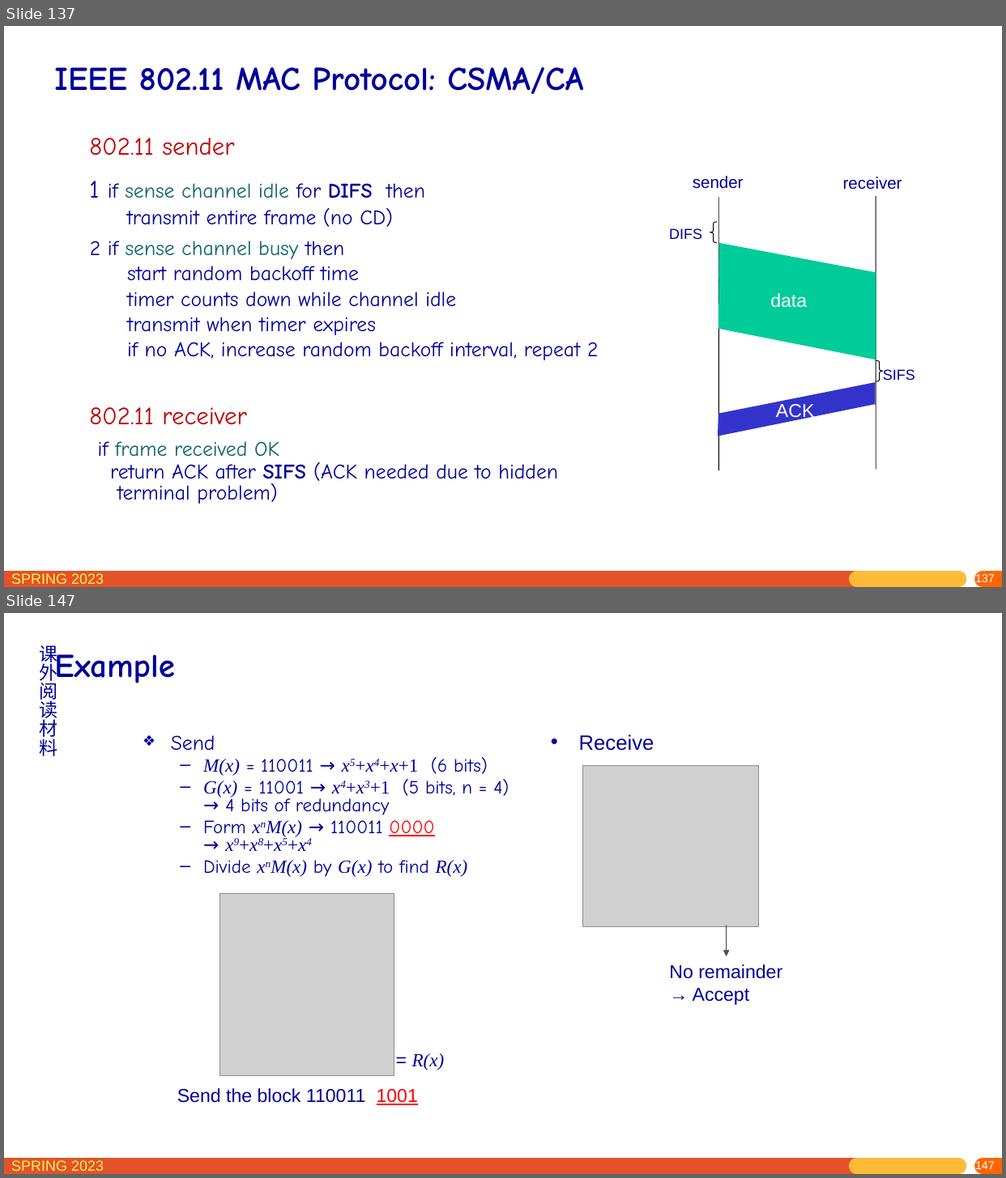
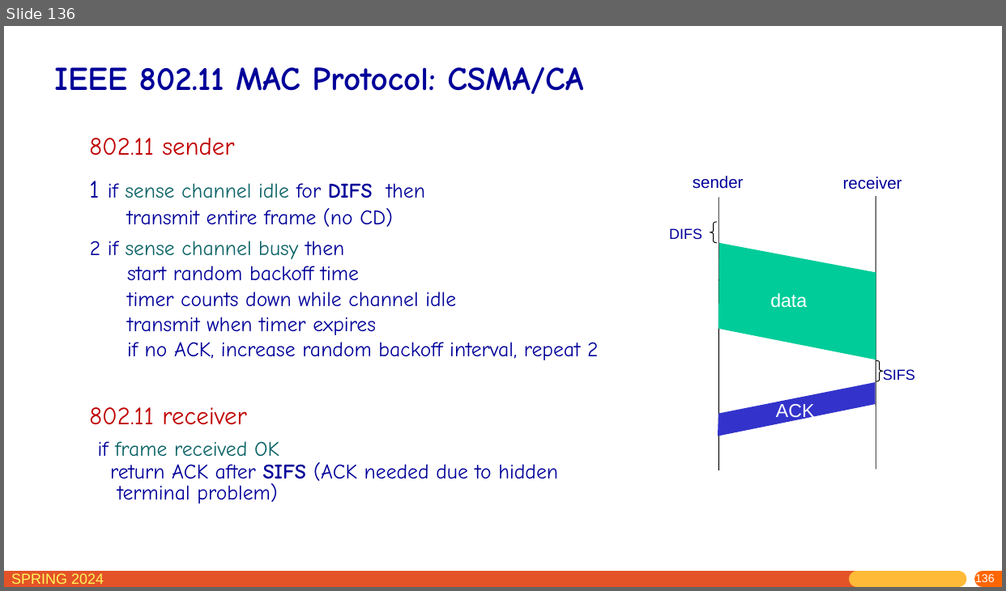
Before and after one commit to network-whu/slides, a slide deck: pptx/chapter6.pptx. Shown one above the other, each under a label of ours: slides 137 and 147 before the commit, slide 136 after it; the slides between them are not shown. The pictures are 1006x1178 and 1006x591 pixels, drawn with LibreOffice and Linux fonts; fonts in the diff are those of the drawing; grey boxes stand for pictures. Boxes give left, top, right and bottom in pixels: in the first picture for what was removed or moved away, otherwise in the second. Text is boxed around its words. In the diff, an @@ line names an element or a change of style, - is before the commit and + after.

```diff
--- a/pptx/chapter6.pptx
+++ b/pptx/chapter6.pptx
@@ slide 147 removed at (4, 613, 1002, 1174), background #FFFFFF; not listed: 5 template elements that a slide beside it also shows @@
@@ text removed at (39, 645, 57, 756) @@
-课外阅读材料
@@ title removed at (54, 648, 174, 688) @@
-Example
@@ text removed at (171, 735, 509, 877) @@
-❖ Send
-  – M(x) = 110011 → x5+x4+x+1 (6 bits)
-  – G(x) = 11001 → x4+x3+1 (5 bits, n = 4)
-    → 4 bits of redundancy
-  – Form xnM(x) → 110011 0000
-    → x9+x8+x5+x4
-  – Divide xnM(x) by G(x) to find R(x)
@@ text removed at (579, 735, 654, 751) @@
-• Receive
@@ picture removed at (583, 766, 760, 926) @@
@@ picture removed at (220, 894, 394, 1076) @@
@@ arrow removed from (727, 925) to (727, 956) @@
@@ text removed at (669, 965, 782, 1005) @@
-No remainder
-→ Accept
@@ text removed at (412, 1054, 445, 1071) @@
-= R(x)
@@ text removed at (177, 1088, 418, 1105) @@
-Send the block 110011 1001
@@ what was slide 137 is now slide 136 @@
@@ slide 136 changed as well @@
@@ text at (11, 574, 104, 584): text changed @@
-SPRING 2023
+SPRING 2024
@@ page number at (975, 574, 995, 586): text changed @@
-137
+136
```
Also in this commit, not shown: 136 other slides changed, 13 other slides removed.
